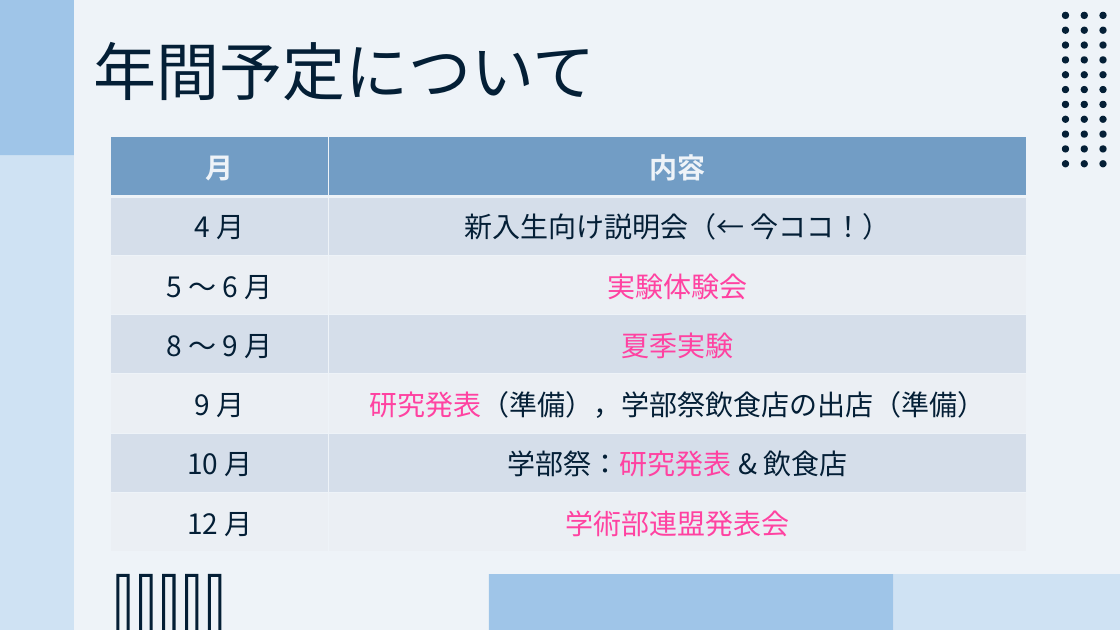
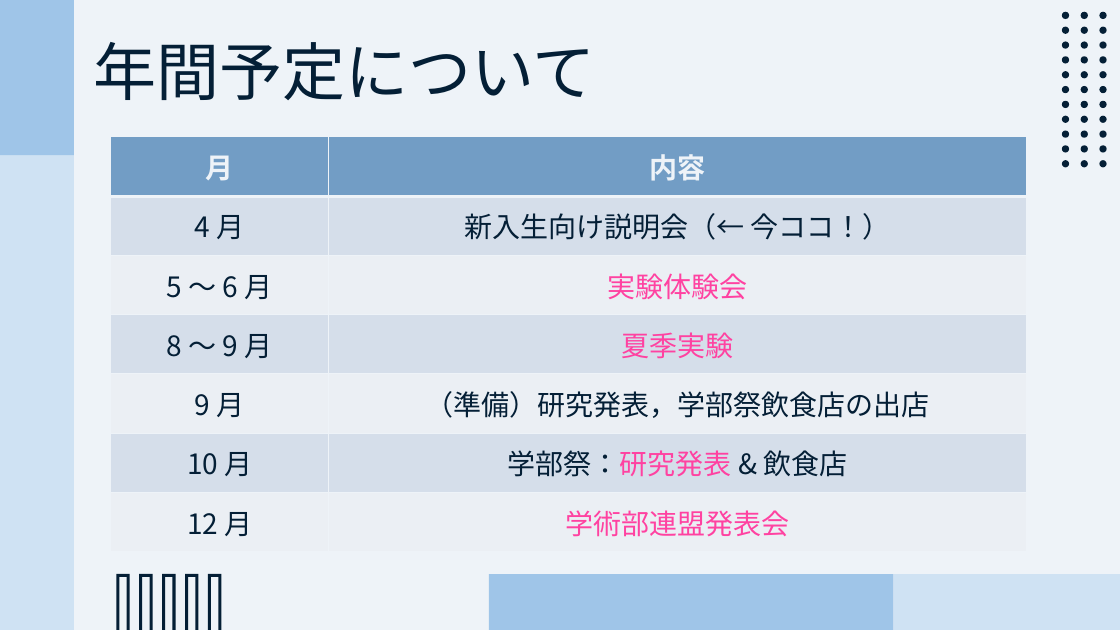
Before and after one commit to CL-ken/CL-ken.github.io, a slide deck: slide 3 of 2025/25_サークル説明.pptx. Drawn at 1120x630 pixels with LibreOffice and Linux fonts; fonts in the diff are those of the drawing. Boxes give left, top, right and bottom in pixels: in the first picture for what was removed or moved away, otherwise in the second. Text is boxed around its words. In the diff, an @@ line names an element or a change of style, - is before the commit and + after.

Commit message:
add

```diff
--- a/2025/25_サークル説明.pptx
+++ b/2025/25_サークル説明.pptx
@@ table at <box>111,137,1027,552</box> @@
-row 5, column 2: 研究発表（準備），学部祭飲食店の出店（準備）
+row 5, column 2: （準備）研究発表，学部祭飲食店の出店
```
